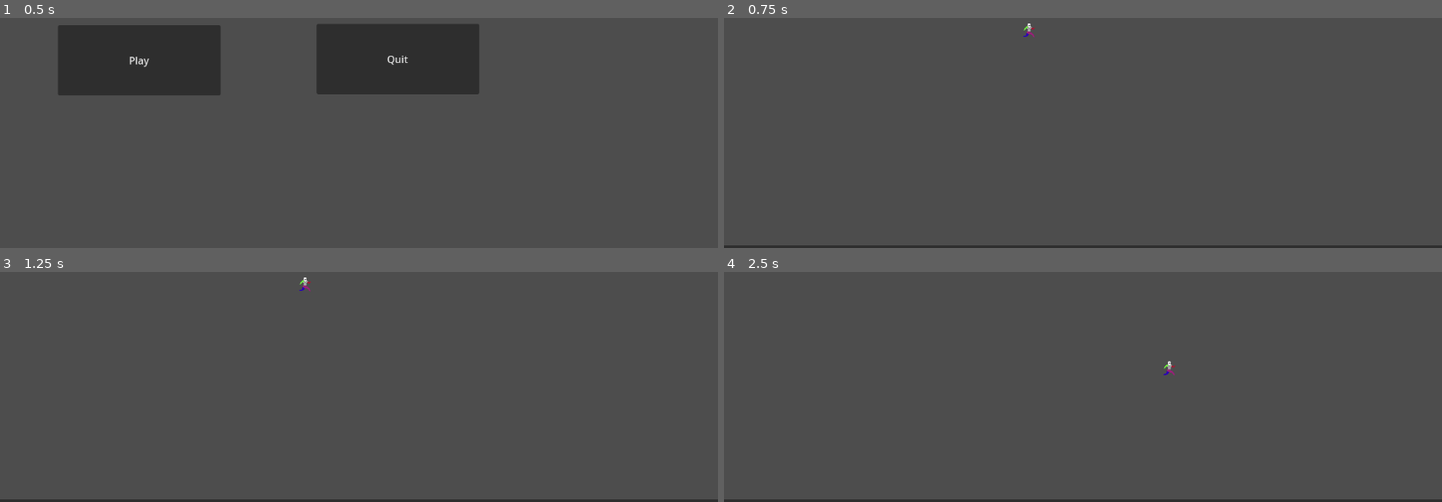
Above: before the commit, frames 1-4 (two rows, left to right).
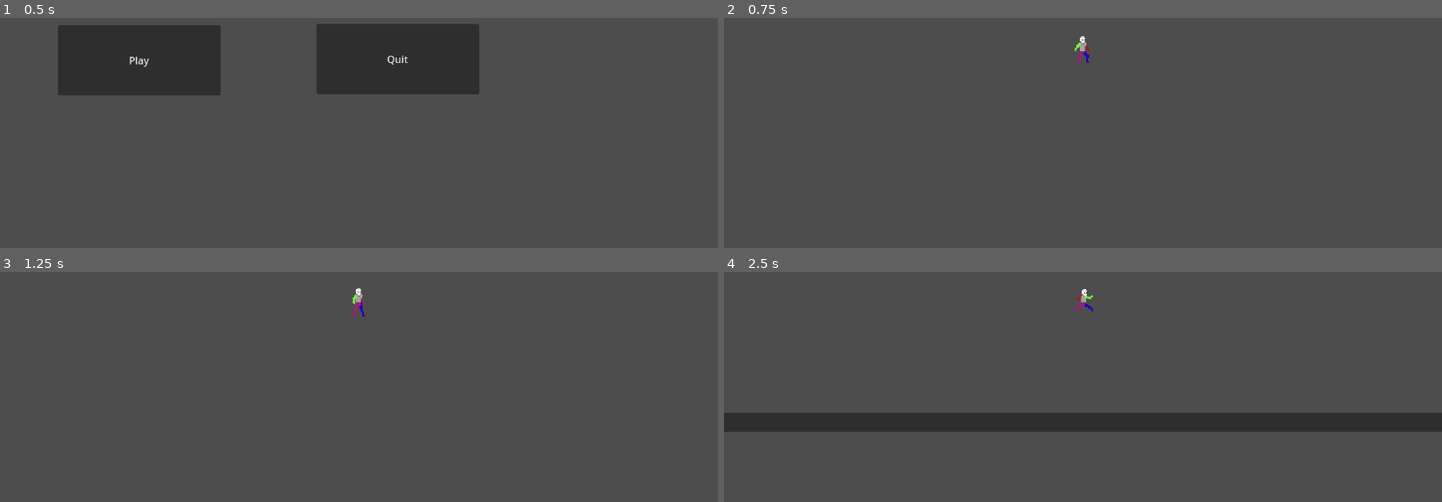
Above: after the commit, the same moments.

Repository: bburciaga/giggle-gauntlet
Game: Godot game, scene res://main.tscn
Two runs of this game, one before a commit and one after it. Both use one fixed random seed, a clock stepped at 60 frames per second and the inputs below.
Inputs:
- Up to frame 1 (0.5 s): no input
- Up to frame 2 (0.75 s): click "Play" at 0.5 s
- Up to frame 3 (1.25 s): no input
- Up to frame 4 (2.5 s): tap Enter at 1.25 s; hold D (move_right) 1.28-2.03 s; hold S (move_down) from 2.03 s (still down)

Frame 1 is identical in both runs. In frame 2, 1.3% of the frame differs, in the area x 0-100%, y 2-100%; in frame 3, 1.3%; in frame 4, 9.5%, in the area x 0-100%, y 7-100%.

Commit message:
Zoom on player

Diff:
--- a/Player/Player.gd
+++ b/Player/Player.gd
@@ -1,4 +1,6 @@
 extends CharacterBody2D
+
+@onready var anim = get_node("AnimatedSprite2D")
 
 func _physics_process(delta):
 	var direction = Input.get_vector(
@@ -8,4 +10,10 @@
 		"move_down"
 	)
 	velocity = direction * 300
+
+	if direction.length() > 0:
+		anim.play("Run")
+	else:
+		anim.play("Idle")
+
 	move_and_slide()
--- a/Player/Player.tscn
+++ b/Player/Player.tscn
@@ -146,3 +146,6 @@
 [node name="AnimatedSprite2D" type="AnimatedSprite2D" parent="."]
 sprite_frames = SubResource("SpriteFrames_n4i0c")
 animation = &"Run"
+
+[node name="Camera2D" type="Camera2D" parent="."]
+zoom = Vector2(1.6, 1.6)
--- a/project.godot
+++ b/project.godot
@@ -14,6 +14,10 @@
 run/main_scene="res://main.tscn"
 config/features=PackedStringArray("4.2", "Mobile")
 config/icon="res://icon.svg"
+
+[display]
+
+window/canvas_textures/default_texture_filter=0
 
 [input]
 
@@ -40,4 +44,5 @@
 
 [rendering]
 
+textures/canvas_textures/default_texture_filter=0
 renderer/rendering_method="mobile"
--- a/world.tscn
+++ b/world.tscn
@@ -16,15 +16,23 @@
 [node name="StaticBody2D" type="StaticBody2D" parent="."]
 position = Vector2(7, 332.5)
 
-[node name="wall-bottom" type="CollisionShape2D" parent="StaticBody2D"]
-position = Vector2(568.5, 322)
+[node name="wallBottom" type="CollisionShape2D" parent="StaticBody2D"]
+position = Vector2(578, 323.5)
 shape = SubResource("RectangleShape2D_tanib")
 
-[node name="wall-left" type="CollisionShape2D" parent="StaticBody2D"]
+[node name="wallTop" type="CollisionShape2D" parent="StaticBody2D"]
+position = Vector2(578, -324.5)
+shape = SubResource("RectangleShape2D_tanib")
+
+[node name="wallLeft" type="CollisionShape2D" parent="StaticBody2D"]
+shape = SubResource("RectangleShape2D_sdfqw")
+
+[node name="wallRight" type="CollisionShape2D" parent="StaticBody2D"]
+position = Vector2(1156, -0.5)
 shape = SubResource("RectangleShape2D_sdfqw")
 
 [node name="PanelContainer" type="PanelContainer" parent="."]
 offset_left = -4.0
-offset_top = 644.0
+offset_top = 546.0
 offset_right = 1163.0
-offset_bottom = 663.0
+offset_bottom = 565.0
Not shown: 1 places in world.tscn that only renumber resources
